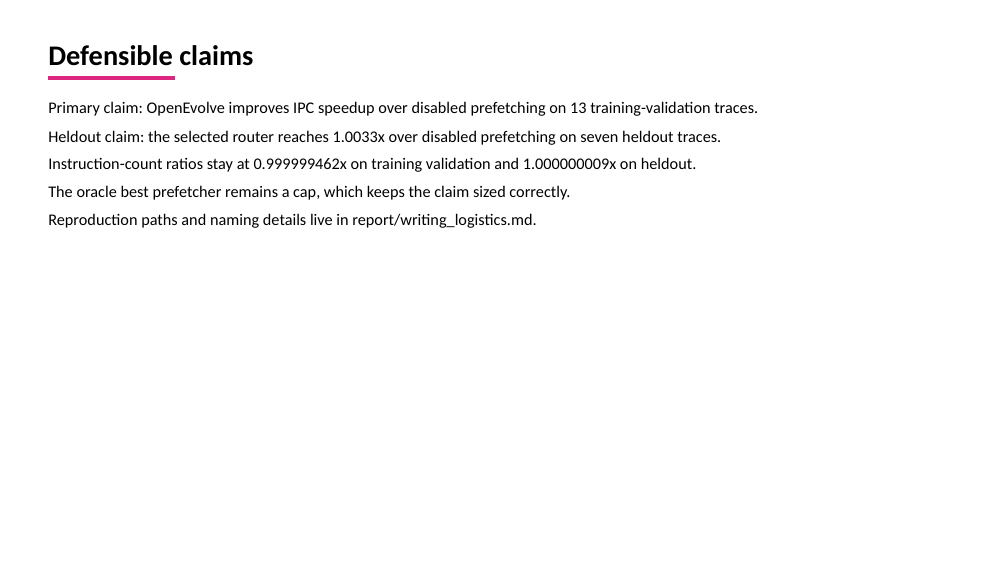
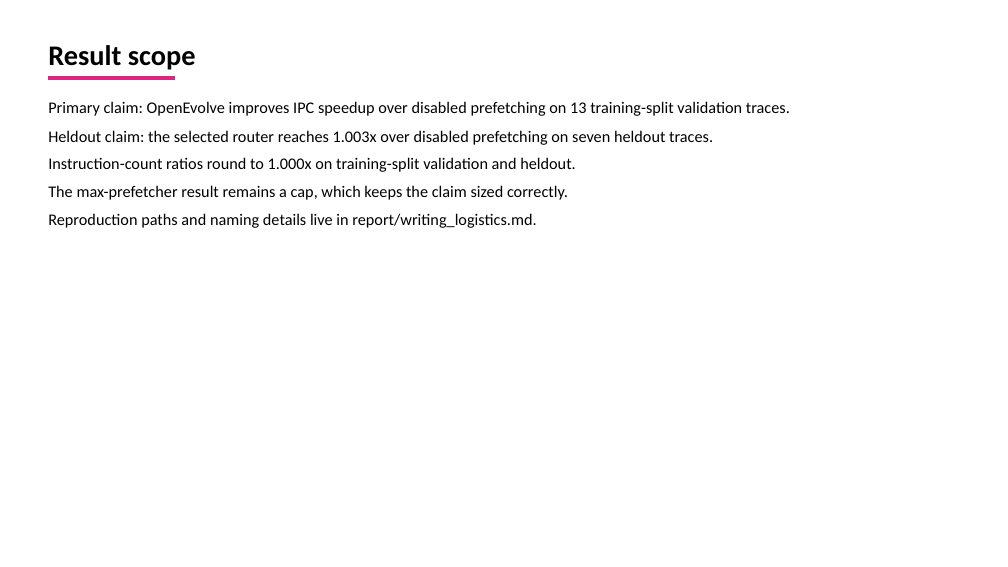
Before and after one commit to GithuBarry/Mixture-of-Prefetchers, a slide deck: slide 8 of slides/mop_stage2_final/output/output.pptx. Drawn at 1008x567 pixels with LibreOffice and Linux fonts; fonts in the diff are those of the drawing. Boxes give left, top, right and bottom in pixels: in the first picture for what was removed or moved away, otherwise in the second. Text is boxed around its words. In the diff, an @@ line names an element or a change of style, - is before the commit and + after.

Commit message:
Finalize MoP OpenEvolve report artifacts

```diff
--- a/slides/mop_stage2_final/output/output.pptx
+++ b/slides/mop_stage2_final/output/output.pptx
@@ text at box(48, 45, 196, 70): text changed @@
-Defensible claims
+Result scope
@@ text at box(48, 101, 790, 116): text changed @@
-Primary claim: OpenEvolve improves IPC speedup over disabled prefetching on 13 training-validation traces.
+Primary claim: OpenEvolve improves IPC speedup over disabled prefetching on 13 training-split validation traces.
@@ text at box(48, 130, 713, 145): text changed @@
-Heldout claim: the selected router reaches 1.0033x over disabled prefetching on seven heldout traces.
+Heldout claim: the selected router reaches 1.003x over disabled prefetching on seven heldout traces.
@@ text at box(48, 157, 576, 172): text changed @@
-Instruction-count ratios stay at 0.999999462x on training validation and 1.000000009x on heldout.
+Instruction-count ratios round to 1.000x on training-split validation and heldout.
@@ text at box(48, 185, 568, 200): text changed @@
-The oracle best prefetcher remains a cap, which keeps the claim sized correctly.
+The max-prefetcher result remains a cap, which keeps the claim sized correctly.
```
Also in this commit, not shown: 7 other slides changed, 30 other files.
